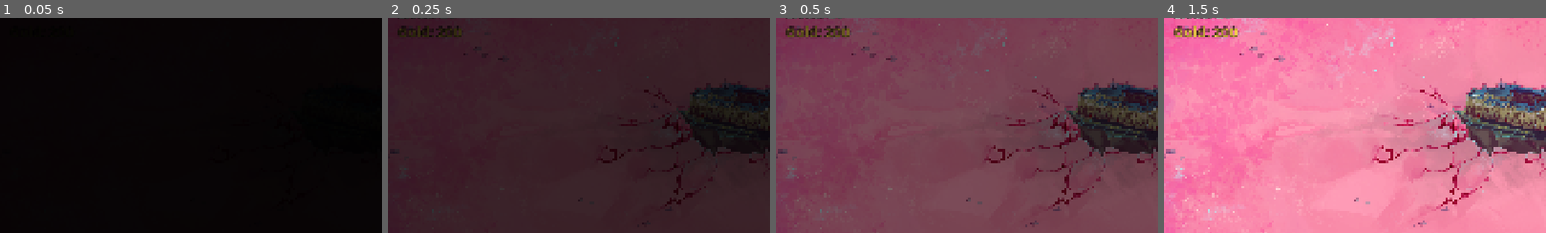
Above: before the commit, frames 1-4 (left to right).
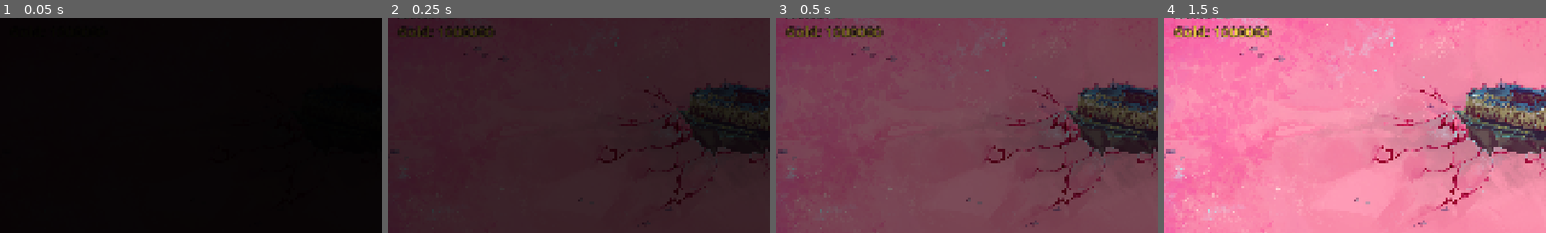
Above: after the commit, the same moments.

Repository: MaxMacDonald/world-changing-gj
Game: Godot game, scene res://scenes/levels/level1.tscn
Same seed, same stepped clock (60 frames per second), same inputs: the game is played once before the commit and once after it.
Inputs (mouse positions are % of the whole screen's width and height, from its top left):
- Up to frame 1 (0.05 s): no input
- Up to frame 2 (0.25 s): no input
- Up to frame 3 (0.5 s): no input
- Up to frame 4 (1.5 s): tap Enter (ui_accept) at 0.5, 0.77, 1.25 s; move the mouse to (72, 45) at 0.52 s; hold Shift 0.53-1.25 s; click (72, 45) at 0.67 s; drag from (30, 55) to (13, 97) at 1.27 s
The pictures show only the part of the screen within x 0-50%, y 5-55%; the shares and areas given below are measured in that part.

The runs differ from the first frame. In frame 2, 0.3% of the frame differs, in the area x 12-29%, y 3-9%; in frame 3, 0.4%; in frame 4, 0.5%.

Commit message:
Basic Waves (Unbalanced)

Diff:
--- a/scenes/build/wallet.gd
+++ b/scenes/build/wallet.gd
@@ -3,7 +3,7 @@
 
 signal changed(amount: int)
 
-@export var starting_money := 200
+@export var starting_money := 1000000 # Should be 200 but set to 1 million for debugging since game is too hard right now
 
 var money := 0
 
--- a/scenes/levels/level_1_waves.gd
+++ b/scenes/levels/level_1_waves.gd
@@ -14,25 +14,98 @@
 ##   "delay"    : (optional, default 0) seconds after the wave starts before this group begins
 
 const WAVES := [
-	# Wave 1
+	# Wave 1 - Just basic slimes
 	{
 		"spawns": [
 			{"enemy": "basic", "point": "SpawnLeft", "count": 5, "interval": 1.5},
 		],
 		"time_after": 5.0,
 	},
-	# Wave 2
+	# Wave 2 - Slimes from two directions
 	{
 		"spawns": [
-			{"enemy": "sword", "point": "SpawnLeft", "count": 6, "interval": 1.0},
-			{"enemy": "armoured", "point": "SpawnRight", "count": 4, "interval": 1.5, "delay": 3.0},
+			{"enemy": "basic", "point": "SpawnLeft", "count": 6, "interval": 1.0},
+			{"enemy": "basic", "point": "SpawnRight", "count": 4, "interval": 1.5, "delay": 3.0},
 		],
 		"time_after": 5.0,
 	},
-	# Wave 3 - enemies pick a random spawn each time
+	# Wave 3 - Introducing armoured slimes
 	{
 		"spawns": [
-			{"enemy": "big_slime", "point": ["SpawnLeft", "SpawnRight"], "count": 15, "interval": 0.6},
+			{"enemy": "armoured", "point": "SpawnLeft", "count": 6, "interval": 1.0},
+			{"enemy": "basic", "point": "SpawnRight", "count": 7, "interval": 0.6},
+		],
+		"time_after": 5.0,
+	},
+	# Wave 4 - Introducing sword slimes
+	{
+		"spawns": [
+			{"enemy": "armoured", "point": "SpawnLeft", "count": 6, "interval": 1.0},
+			{"enemy": "basic", "point": "SpawnRight", "count": 7, "interval": 0.6},
+			{"enemy": "sword", "point": "SpawnRight", "count": 3, "interval": 1.4},
+		],
+		"time_after": 5.0,
+	},
+	# Wave 5 - More sword slimes
+	{
+		"spawns": [
+			{"enemy": "armoured", "point": "SpawnLeft", "count": 12, "interval": 0.5},
+			{"enemy": "basic", "point": "SpawnRight", "count": 5, "interval": 0.6},
+			{"enemy": "sword", "point": "SpawnRight", "count": 5, "interval": 0.6},
+		],
+		"time_after": 5.0,
+	},
+	# Wave 6 - First Big Slime
+	{
+		"spawns": [
+			{"enemy": "armoured", "point": "SpawnLeft", "count": 5, "interval": 1.0},
+			{"enemy": "big_slime", "point": "SpawnLeft", "count": 1, "interval": 1.0},
+			{"enemy": "basic", "point": "SpawnRight", "count": 5, "interval": 0.6},
+			{"enemy": "sword", "point": "SpawnRight", "count": 3, "interval": 1.4},
+		],
+		"time_after": 5.0,
+	},
+	# Wave 7 - More Big Slimes
+	{
+		"spawns": [
+			{"enemy": "armoured", "point": "SpawnLeft", "count": 5, "interval": 1.0},
+			{"enemy": "big_slime", "point": "SpawnLeft", "count": 2, "interval": 1.0},
+			{"enemy": "basic", "point": "SpawnRight", "count": 5, "interval": 0.6},
+			{"enemy": "sword", "point": "SpawnRight", "count": 3, "interval": 1.4},
+			{"enemy": "big_slime", "point": "SpawnRight", "count": 1, "interval": 1.0},
+		],
+		"time_after": 5.0,
+	},
+	# Wave 8 - Longer Wave, more swords
+	{
+		"spawns": [
+			{"enemy": "armoured", "point": "SpawnLeft", "count": 10, "interval": 1.0},
+			{"enemy": "big_slime", "point": "SpawnLeft", "count": 4, "interval": 1.0},
+			{"enemy": "basic", "point": "SpawnLeft", "count": 10, "interval": 0.3},
+			{"enemy": "basic", "point": "SpawnRight", "count": 10, "interval": 0.6},
+			{"enemy": "sword", "point": "SpawnRight", "count": 12, "interval": 1.4},
+			{"enemy": "big_slime", "point": "SpawnRight", "count": 2, "interval": 1.0},
+		],
+		"time_after": 5.0,
+	},
+	# Wave 9 - Faster Wave, more big slimes
+	{
+		"spawns": [
+			{"enemy": "armoured", "point": "SpawnLeft", "count": 20, "interval": 0.5},
+			{"enemy": "big_slime", "point": "SpawnLeft", "count": 16, "interval": 0.5},
+			{"enemy": "basic", "point": "SpawnLeft", "count": 20, "interval": 0.15},
+			{"enemy": "basic", "point": "SpawnRight", "count": 20, "interval": 0.3},
+			{"enemy": "sword", "point": "SpawnRight", "count": 24, "interval": 0.7},
+			{"enemy": "big_slime", "point": "SpawnRight", "count": 8, "interval": 0.5},
+		],
+		"time_after": 5.0,
+	},
+	# Wave 10 - Boss Wave
+	{
+		"spawns": [
+			{"enemy": "big_slime", "point": ["SpawnLeft","SpawnRight"], "count": 50, "interval": 0.5},
+			{"enemy": "sword", "point": ["SpawnLeft","SpawnRight"], "count": 100, "interval": 0.25},
+			{"enemy": "armoured", "point": ["SpawnLeft","SpawnRight"], "count": 100, "interval": 0.25},
 		],
 		"wait_for_clear": true,
 	},
Not shown, added: canon aoe.png.import
Not shown, added: projectile tower.png.import
